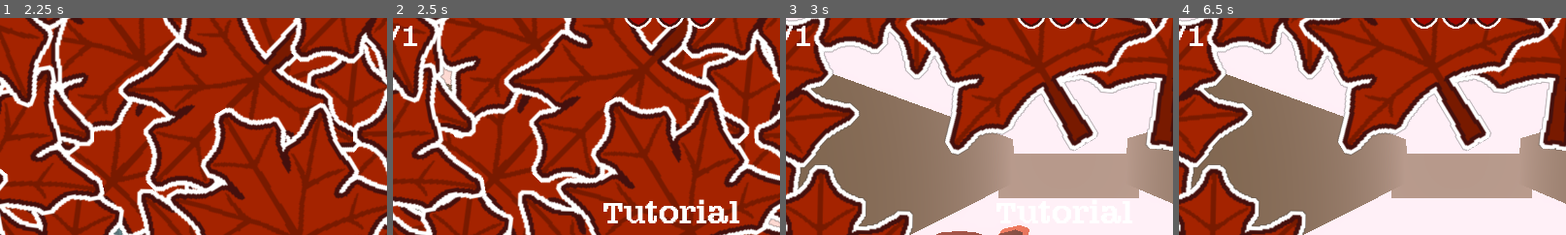
Above: before the commit, frames 1-4 (left to right).
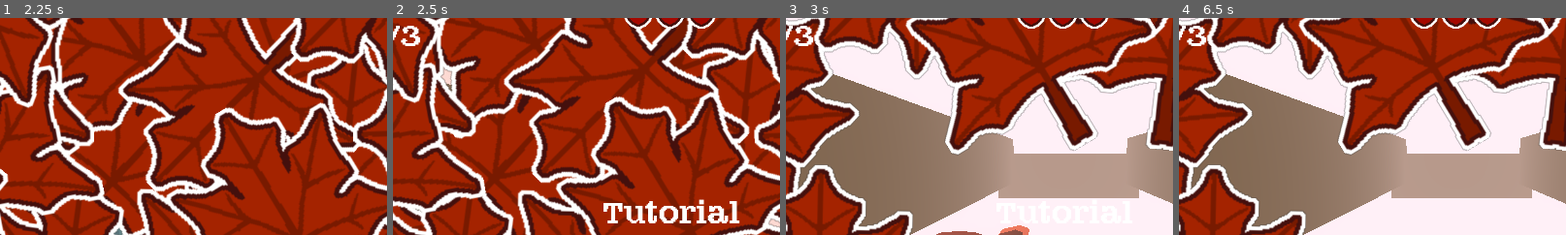
Above: after the commit, the same moments.

Repository: wewewer123/Cozy-Chaos-Fall-2025
Game: Godot game, scene res://scenes/game/GameHolder.tscn
The game is run twice, just before and just after one commit, with the same random seed, the same clock (stepped at 60 frames per second) and the same inputs.
Inputs (mouse positions are % of the whole screen's width and height, from its top left):
- Up to frame 1 (2.25 s): tap Enter at 0.5 s; move the mouse to (72, 45) at 0.52 s; hold D (right) 0.53-1.25 s; tap G (read_leaf) at 0.6 s; click (72, 45) at 0.67 s; click "story" at 1.25 s; click "story" at 2 s
- Up to frame 2 (2.5 s): no input
- Up to frame 3 (3 s): move the mouse to (30, 55) at 2.77 s; hold A (left) from 2.78 s (still down); tap G (read_leaf) at 2.85 s
- Up to frame 4 (6.5 s): move the mouse to (60, 28) at 3.52 s; release A (left) at 3.53 s; hold D (right) 3.53-5.03 s; tap H (read_lives) at 3.6 s; tap G (read_leaf) every 0.75 s from 3.8 to 6.05 s; move the mouse to (45, 70) at 4.27 s; tap T at 4.35 s; click (45, 70) at 4.42 s; move the mouse to (80, 65) at 5.02 s; hold A (left) from 5.03 s (still down); tap Y at 5.1 s; tap Escape (escape) at 5.65 s; move the mouse to (20, 35) at 5.77 s; tap Tab at 5.85 s
The pictures show only the part of the screen within x 14-64%, y 5-55%; the shares and areas given below are measured in that part.

Frame 1 is identical in both runs. In frame 2, 0.3% of the frame differs, in the area x 2-8%, y 3-13%; in frame 3, 0.3%; in frame 4, 0.3%.

Commit message:
Clean Up To Do's

Diff:
--- a/assets/shader/LevelOne.gdshader
+++ /dev/null
@@ -1,26 +0,0 @@
-shader_type spatial;
-
-uniform sampler2D albedo_texture : source_color;
-uniform float tiling = 1.0;
-
-void fragment() {
-	// TODO: Put this into a script
-	// This calculation is here for later, to sync the floor
-	// and lane objects so they move at the same speed.
-	// It should be refactored into a separate script later
-	// if we implement different object movement speeds.
-	vec2 meshSizeInMeter = vec2(2.0f, 2.0f);
-	vec2 transformScale = vec2(50,50);
-	vec2 objectMovemenSpeed = vec2(0, -20);
-	vec2 uv_velocity = objectMovemenSpeed / (meshSizeInMeter * transformScale);
-
-	// Called for every pixel the material is visible on.
-	vec2 scrolled_uv = UV * tiling + uv_velocity * TIME;
-	vec3 tex_color = texture(albedo_texture, scrolled_uv).rgb;
-	ALBEDO = tex_color;
-}
-
-//void light() {
-//	// Called for every pixel for every light affecting the material.
-//	// Uncomment to replace the default light processing function with this one.
-//}
--- a/scripts/game/globals.gd
+++ b/scripts/game/globals.gd
@@ -27,7 +27,7 @@
 func get_max_leaf_count():
 	return get_leaf_count_for_level(GameManager._curren_game_state)
 
-var max_leaf_count_multiplier = 1
+var max_leaf_count_multiplier = 3
 
 var _base_leaf_counts := {
 	GameManager.game_states.TUTORIAL: 1,
--- a/scripts/world/tutorial.gd
+++ b/scripts/world/tutorial.gd
@@ -1,7 +1,5 @@
 extends Node
 class_name Tutorial
-
-#TODO: Stop all coroutines if user goes back to main menu via escape
 
 @export var tutorial_audio:TutorialAudioContainer
 
Not shown, removed: assets/shader/LevelOne.gdshader.uid
